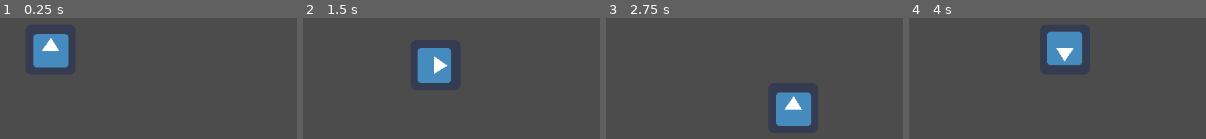
Above: before the commit, frames 1-4 (left to right).
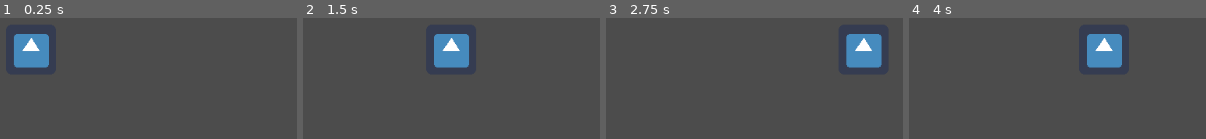
Above: after the commit, the same moments.

Repository: Cpt-Barbosa/CodeGameJam2022
Game: Godot game, scene res://scenes/Joueur.tscn
Two runs of this game, one before a commit and one after it. Both use one fixed random seed, a clock stepped at 60 frames per second and the inputs below. This scene is started directly instead of the project's main scene. The engine's default icon, where the game draws it, is replaced by a stand-in: a white triangle on a blue panel in a dark square.
Inputs:
- Up to frame 1 (0.25 s): no input
- Up to frame 2 (1.5 s): hold D (move_right) 0.53-1.28 s; hold S (move_down) from 1.28 s (still down)
- Up to frame 3 (2.75 s): release S (move_down) at 2.03 s; hold D (move_right) from 2.03 s (still down)
- Up to frame 4 (4 s): release D (move_right) at 2.78 s; hold Z (move_up) 2.78-3.53 s; hold Q (move_left) from 3.53 s (still down)

The runs differ from the first frame. In frame 1, 4.0% of the frame differs, in the area x 4-24%, y 13-42%; in frame 2, 5.0%; in frame 3, 6.6%, in the area x 57-93%, y 13-90%; in frame 4, 6.6%.

Commit message:
Changement mouvement joueur

Diff:
--- a/scripts/Joueur.gd
+++ b/scripts/Joueur.gd
@@ -1,35 +1,21 @@
 extends KinematicBody2D
-#Position variables used for movement
-var x = 100
-var y = 0
-#Angle variable used for movement
-var deg = 0
 
-# Called when the node enters the scene tree for the first time.
-func _ready():
-	self.get_child(1).play()
+export (int) var speed = 200
 
-#Handles input via keyboard, mouse or controller
-func _input(event):
-	if(event.is_action("move_up")):
-		x=0
-		y=-100
-		deg=-90
-	elif(event.is_action("move_down")):
-		x=0
-		y=100
-		deg=90
-	elif(event.is_action("move_right")):
-		x=100
-		y=0
-		deg=0
-	elif(event.is_action("move_left")):
-		x=-100
-		y=0
-		deg=-180
+var velocity = Vector2()
 
+func get_input():
+	velocity = Vector2()
+	if Input.is_action_pressed("move_right"):
+		velocity.x += 1
+	if Input.is_action_pressed("move_left"):
+		velocity.x -= 1
+	#if Input.is_action_pressed("move_down"):
+	#	velocity.y += 1
+	#if Input.is_action_pressed("move_up"):
+	#	velocity.y -= 1
+	velocity = velocity.normalized() * speed
 
-# Called every frame. 'delta' is the elapsed time since the previous frame.
 func _physics_process(delta):
-	self.move_and_collide(Vector2(x*delta,y*delta))
-	self.set_rotation(deg2rad(deg))
+	get_input()
+	velocity = move_and_slide(velocity)
